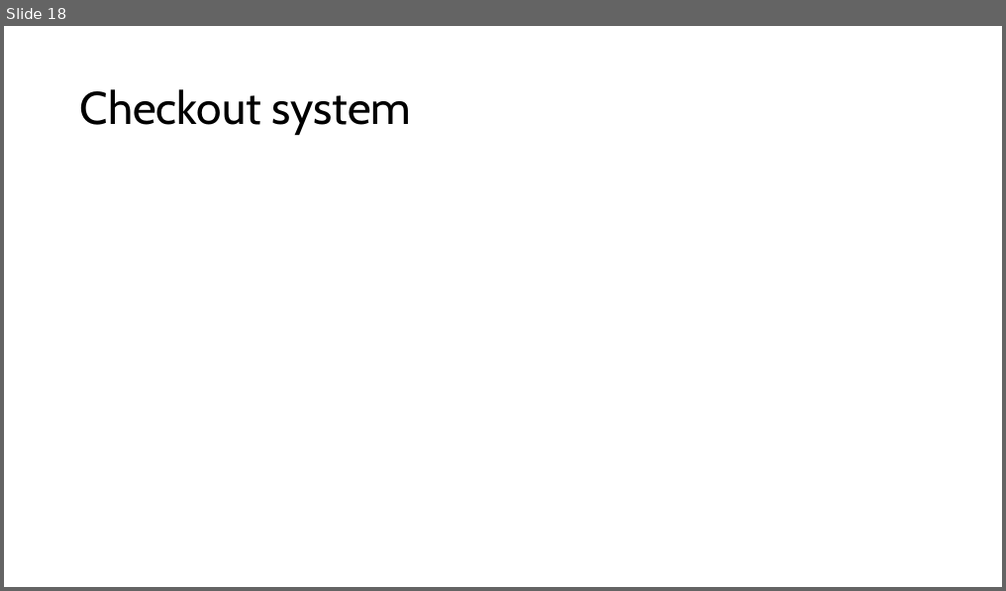
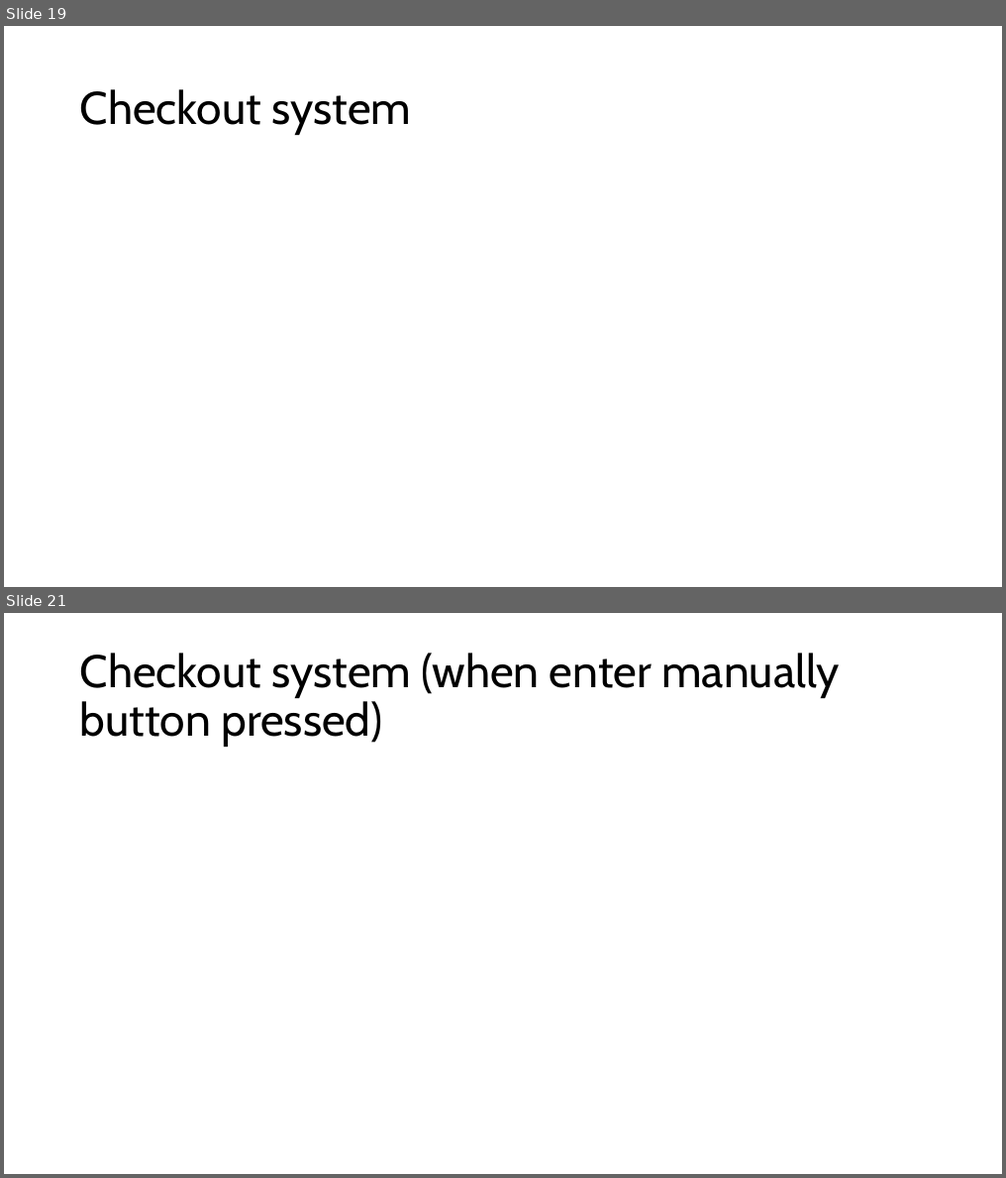
Before and after one commit to programmer647/Coursework, a slide deck: Writeup/Page designs.pptx. Shown one above the other, each under a label of ours: slide 18 before the commit, slides 19 and 21 after it; the slides between them are not shown. The pictures are 1006x591 and 1006x1178 pixels, drawn with LibreOffice and Linux fonts; fonts in the diff are those of the drawing. Boxes give left, top, right and bottom in pixels: in the first picture for what was removed or moved away, otherwise in the second. Text is boxed around its words. In the diff, an @@ line names an element or a change of style, - is before the commit and + after.

```diff
--- a/Writeup/Page designs.pptx
+++ b/Writeup/Page designs.pptx
@@ slide 21 added at (4,613,1002,1174), background #FFFFFF @@
@@ title added at (80,653,840,747), 44 pt, text #000000 @@
+Checkout system (when enter manually button pressed)
@@ what was slide 18 is now slide 19 @@
```
Also in this commit, not shown: 4 slides changed, 2 other slides added, 4 other files.
